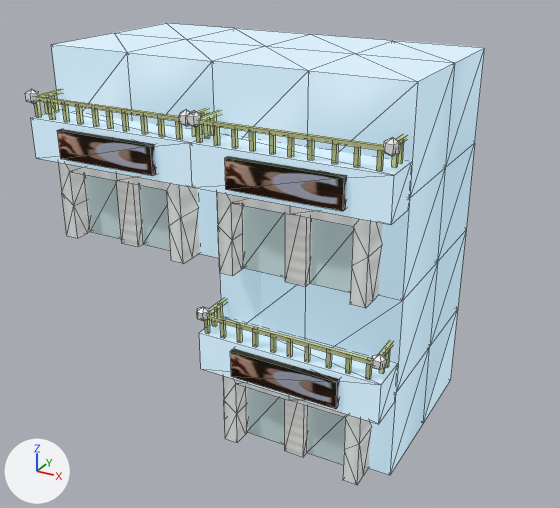
One commit to the OBJ model static/models/1100_1000.obj: the scene before it, then after it.
Before and after are seen from a 50 mm camera at (1.02, -2.028, 0.813) aimed at (-0.013, -0.15, -0.126). Arrows for +X, +Y and +Z are at lower left; the lights stay in place. Mesh edges are drawn as thin lines. Where no turn or scale is listed for an object, it has been applied to the vertices. Vertices at the same position are counted once.

Script lines for the objects in view, before the commit:
```python
me_1100_1000 = bpy.data.meshes.new('1100_1000')
me_1100_1000.from_pydata(...)  # 780 vertices, 1021 faces; spans x -0.506..0.506, y -0.614..0.0, z -0.5..0.5
# faces by material slot: [292, 306, 108, 36, 69, 210]
me_1100_1000.materials.append(mat_purplewall)  # its picture is missing
me_1100_1000.materials.append(mat_greencolor)  # beige #e3e7b3
me_1100_1000.materials.append(mat_obj_000001_2)  # white #ffffff
me_1100_1000.materials.append(mat_coffeshopname)
me_1100_1000.materials.append(mat_3)  # white #ebfafc
me_1100_1000.materials.append(mat_zhaopai)
ob_1100_1000 = bpy.data.objects.new('1100_1000', me_1100_1000)
ob_1100_1000.location = (0.0, 0.0, 0.0)
```
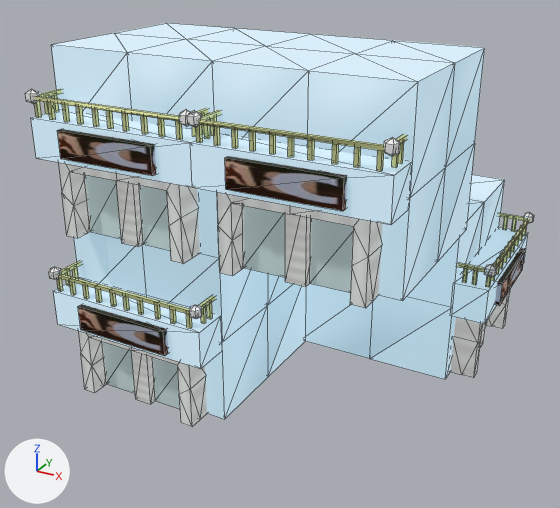
The newer file is also turned or shifted as a whole; pictures and numbers use the older file's frame.

Changed parts and their boxes [x1, y1, x2, y2] in the pictures (560 x 508 px; the box of a moved part takes in the faces that stretch with it):
'1100_1000', reshaped (11% wider, 13% shorter): before [25, 23, 485, 485]; after [25, 23, 534, 427]
part 1 of me_1100_1000, added: after [305, 175, 505, 379]
part 2 of me_1100_1000, added: after [499, 213, 526, 221]
part 3 of me_1100_1000, added: after [458, 263, 485, 273]
part 4 of me_1100_1000, added: after [493, 219, 530, 267]
part 5 of me_1100_1000, added: after [512, 219, 517, 232]
part 6 of me_1100_1000, added: after [503, 218, 508, 230]
part 7 of me_1100_1000, added: after [486, 276, 491, 287]
part 8 of me_1100_1000, added: after [472, 269, 478, 285]
part 9 of me_1100_1000, added: after [462, 267, 468, 283]
part 10 of me_1100_1000, moved or reshaped: before [372, 354, 387, 370]; after [524, 212, 534, 223]
part 11 of me_1100_1000, moved or reshaped: before [197, 307, 210, 321]; after [484, 264, 497, 277]
part 12 of me_1100_1000, moved or reshaped: before [230, 348, 340, 409]; after [495, 248, 525, 306]
part 13 of me_1100_1000, added: after [450, 228, 528, 324]
part 14 of me_1100_1000, moved or reshaped (not visible afterwards): before [307, 406, 345, 465]
part 15 of me_1100_1000, moved or reshaped (not visible afterwards): before [247, 387, 285, 445]
part 16 of me_1100_1000, moved or reshaped: before [223, 376, 371, 485]; after [450, 290, 510, 378]
part 17 of me_1100_1000, moved or reshaped: before [285, 399, 308, 457]; after [480, 323, 486, 348]
part 18 of me_1100_1000, moved or reshaped: before [209, 298, 227, 314]; after [198, 295, 215, 309]
part 19 of me_1100_1000, added: after [61, 261, 81, 274]
part 20 of me_1100_1000, moved or reshaped: before [212, 310, 217, 327]; after [201, 305, 206, 324]
part 21 of me_1100_1000, moved or reshaped: before [218, 306, 223, 318]; after [207, 301, 213, 319]
part 22 of me_1100_1000, deleted: before [205, 319, 393, 380]
part 23 of me_1100_1000, built on: before [35, 28, 466, 475]; after [49, 232, 225, 427]

The change, as a list of edits to the scene's bpy script:
```text
Change me_1100_1000:
    remove me_1100_1000.from_pydata(...)  # 780 vertices, 1021 faces; spans x -0.506..0.506, y -0.614..0.0, z -0.5..0.5
    add me_1100_1000.from_pydata(...)  # 1030 vertices, 1363 faces; spans x -0.506..0.599, y -0.614..0.506, z -0.5..0.5
    me_1100_1000 part 1: the loose piece of 27 vertices spanning x -0.499..0.001, y -0.5..0.0, z 0.0..0.5 is copied, and the copy is turned 90 degrees about the z axis through its middle, then moved by (0.484, 0.501, -0.499); it spans x -0.015..0.485, y 0.001..0.501, z -0.499..0.001
    me_1100_1000 part 2: a new loose piece, a box spanning x 0.478..0.578, y 0.475..0.485, z -0.123..-0.113, in mat_greencolor (beige #e3e7b3)
    me_1100_1000 part 3: a new loose piece, a box spanning x 0.478..0.578, y 0.01..0.02, z -0.123..-0.113, in mat_greencolor (beige #e3e7b3)
    me_1100_1000 part 4: a new loose piece, a box spanning x 0.576..0.586, y -0.002..0.498, z -0.123..-0.113, in mat_greencolor (beige #e3e7b3)
    me_1100_1000 part 5: a new loose piece, a box spanning x 0.533..0.543, y 0.476..0.486, z -0.168..-0.118, in mat_greencolor (beige #e3e7b3)
    me_1100_1000 part 6: a new loose piece, a box spanning x 0.504..0.514, y 0.476..0.486, z -0.168..-0.118, in mat_greencolor (beige #e3e7b3)
    me_1100_1000 part 7: a new loose piece, a box spanning x 0.571..0.581, y 0.014..0.024, z -0.168..-0.118, in mat_greencolor (beige #e3e7b3)
    me_1100_1000 part 8: a new loose piece, a box spanning x 0.533..0.543, y 0.01..0.02, z -0.168..-0.118, in mat_greencolor (beige #e3e7b3)
    me_1100_1000 part 9: a new loose piece, a box spanning x 0.504..0.514, y 0.01..0.02, z -0.168..-0.118, in mat_greencolor (beige #e3e7b3)
    me_1100_1000 part 10: the loose piece of 14 vertices spanning x 0.471..0.506, y -0.611..-0.581, z -0.135..-0.095 is turned 90 degrees about the z axis through its middle, then moved by (0.092, 1.084, 0.001)
    me_1100_1000 part 11: the loose piece of 14 vertices spanning x -0.006..0.029, y -0.611..-0.581, z -0.135..-0.095 is turned 90 degrees about the z axis through its middle, then moved by (0.569, 0.607, 0.001)
    me_1100_1000 part 12: the loose piece of 8 vertices spanning x 0.102..0.394, y -0.614..-0.538, z -0.263..-0.188 is turned 90 degrees about the z axis through its middle, then moved by (0.313, 0.824, 0.001)
    me_1100_1000 part 13: a new loose piece, a box spanning x 0.481..0.584, y -0.002..0.498, z -0.279..-0.171, in mat_purplewall (its picture is missing)
    me_1100_1000 part 14: the loose piece of 8 vertices spanning x 0.272..0.404, y -0.52..-0.497, z -0.5..-0.31 is turned 90 degrees about the z axis through its middle, then moved by (0.156, 0.847, 0.001)
    me_1100_1000 part 15: the loose piece of 8 vertices spanning x 0.086..0.218, y -0.52..-0.497, z -0.5..-0.31 is turned 90 degrees about the z axis through its middle, then moved by (0.342, 0.661, 0.001)
    me_1100_1000 part 16: the loose piece of 32 vertices spanning x 0.05..0.441, y -0.574..-0.495, z -0.5..-0.25 is turned 90 degrees about the z axis through its middle, then moved by (0.274, 0.78, 0.001)
    me_1100_1000 part 17: the loose piece of 8 vertices spanning x 0.217..0.273, y -0.542..-0.447, z -0.5..-0.25 is turned 90 degrees about the z axis through its middle, then moved by (0.234, 0.74, 0.001)
    me_1100_1000 part 18: the loose piece of 8 vertices spanning x 0.01..0.02, y -0.593..-0.493, z -0.124..-0.114 is moved by (-0.035, 0.0, 0.0)
    me_1100_1000 part 19: a new loose piece, a box spanning x -0.49..-0.48, y -0.593..-0.493, z -0.124..-0.114, in mat_greencolor (beige #e3e7b3)
    me_1100_1000 part 20: the loose piece of 8 vertices spanning x 0.01..0.02, y -0.558..-0.548, z -0.169..-0.119 is moved by (-0.034, 0.0, 0.0)
    me_1100_1000 part 21: the loose piece of 8 vertices spanning x 0.01..0.02, y -0.529..-0.519, z -0.169..-0.119 is moved by (-0.034, 0.0, 0.0)
    me_1100_1000 part 22: 13 loose pieces with 104 vertices, spanning x 0.014..0.486, y -0.596..-0.493, z -0.169..-0.114, are deleted
    me_1100_1000 part 23: 33 vertices removed from x -0.002..0.501, y -0.601..0.0, z -0.5..0.5; 208 vertices added at x -0.506..0.006, y -0.614..0.0, z -0.5..-0.095
```
